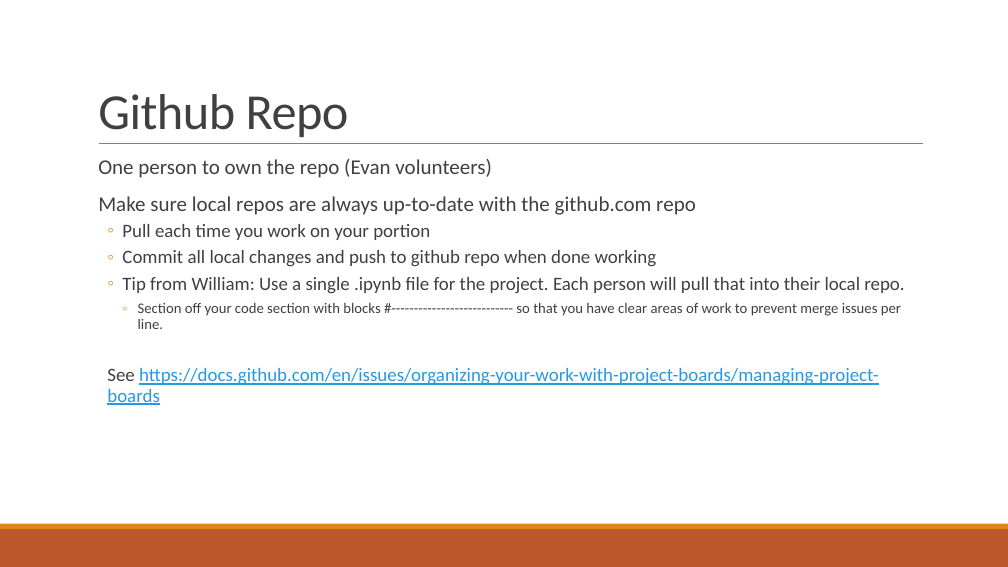
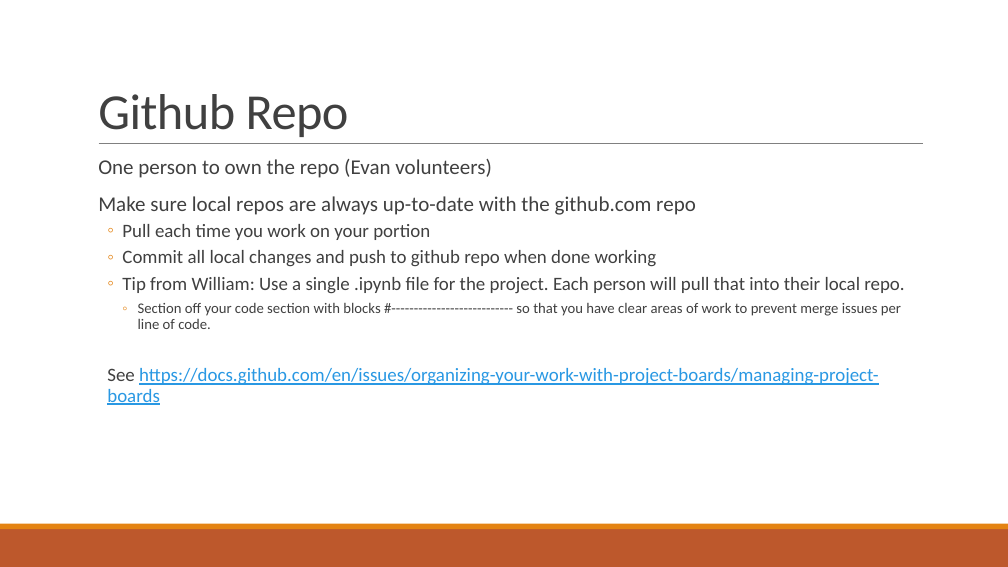
Before and after one commit to Evdawg/Project_1_Covid_Data, a slide deck: slide 5 of Project notes.pptx. Drawn at 1008x567 pixels with LibreOffice and Linux fonts; fonts in the diff are those of the drawing. Boxes give left, top, right and bottom in pixels: in the first picture for what was removed or moved away, otherwise in the second. Text is boxed around its words. In the diff, an @@ line names an element or a change of style, - is before the commit and + after.

```diff
--- a/Project notes.pptx
+++ b/Project notes.pptx
@@ text at [138,302,901,329]: text changed @@
-    ◦ Section off your code section with blocks #--------------------------- so that you have clear areas of work to prevent merge issues per line.
+    ◦ Section off your code section with blocks #--------------------------- so that you have clear areas of work to prevent merge issues per line of code.
```
Also in this commit, not shown: 2 other slides changed, 4 other files.
